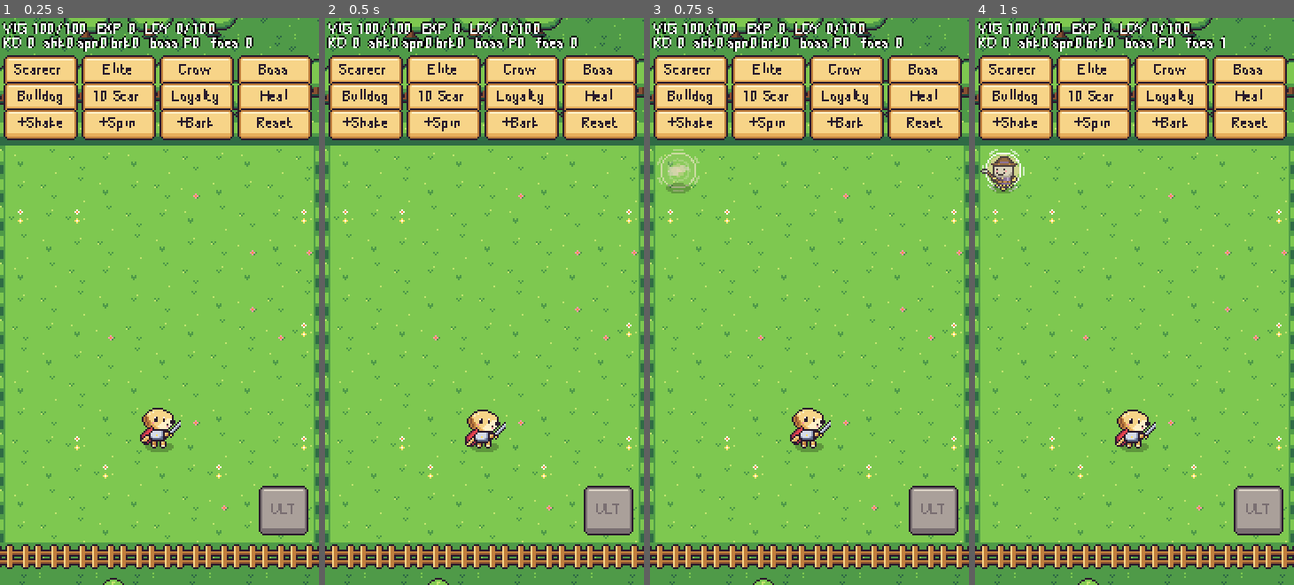
Above: before the commit, frames 1-4 (left to right).
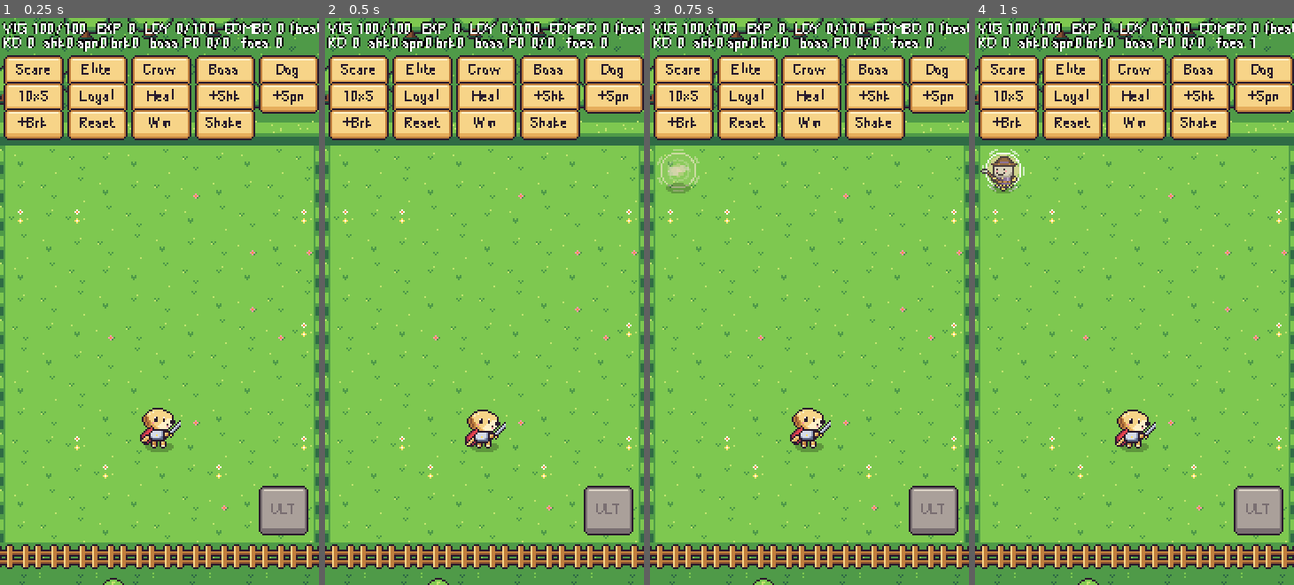
Above: after the commit, the same moments.

Repository: QuantumPrediction/DoggyKnight
Game: Godot game, scene res://tests/line_a/combat_sandbox.tscn
Same seed, same stepped clock (60 frames per second), same inputs: the game is played once before the commit and once after it. This scene is started directly instead of the project's main scene.
Inputs (mouse positions are in pixels of both pictures, inside the frame that each line leads up to):
- Up to frame 1 (0.25 s): no input
- Up to frame 2 (0.5 s): no input
- Up to frame 3 (0.75 s): click (691, 69) at 0.5 s, where only the run before the commit has a clickable "Scarecrow"
- Up to frame 4 (1 s): no input

The runs differ from the first frame. In frame 1, 6.5% of the frame differs, in the area x 4-100%, y 0-22%; in frame 2, 6.5%; in frame 3, 6.5%; in frame 4, 6.5%.

Commit message:
[A] Per-effect particle caps and point budget; sandbox combo/boss readout
- feel_tuning.tres: particle_caps per effect (hit_burst 8, straw_bits 6,
  feathers 6, footstep_dust 4, sparkle 6, heart 4, star_burst 3,
  shockwave 2, level_up_pillar 1, ultimate_burst 1, confetti 1),
  max_particles 30, max_particle_points 250 with 80 reserved for the
  ultimate and boss effects. Swing camera nudge 1.5 -> 1.2 px.
- Sandbox shows combo and boss HP, adds Win (level_completed) and Shake.

Co-Authored-By: Claude Opus 5.5 <noreply@anthropic.com>
Claude-Session: https://claude.ai/code/session_011zCFYQCUMyXvVY6m2szGHz

Diff:
--- a/data/player/feel_tuning.tres
+++ b/data/player/feel_tuning.tres
@@ -16,7 +16,7 @@
 trauma_boss_slam = 0.6
 trauma_boss_bonk = 0.35
 trauma_boss_defeat = 0.85
-swing_nudge = 1.5
+swing_nudge = 1.2
 nudge_return_rate = 12.0
 damage_numbers = true
 number_jump_speed = 62.0
@@ -37,7 +37,22 @@
 run_bob = 1.0
 trail_time = 0.13
 trail_fade_time = 0.12
-max_particles = 16
+max_particles = 30
+particle_caps = {
+&"confetti": 1,
+&"feathers": 6,
+&"footstep_dust": 4,
+&"heart": 4,
+&"hit_burst": 8,
+&"level_up_pillar": 1,
+&"shockwave": 2,
+&"sparkle": 6,
+&"star_burst": 3,
+&"straw_bits": 6,
+&"ultimate_burst": 1
+}
+max_particle_points = 250
+particle_points_reserve = 80
 pickup_haptic_interval = 0.15
 combo_window = 2.0
 combo_milestones = PackedInt32Array(5, 10, 20)
--- a/game/combat/combat_fx.gd
+++ b/game/combat/combat_fx.gd
@@ -5,7 +5,11 @@
 ## 特效放在所屬戰鬥場地的特效層;不在場地內(例如單元測試)時放在呼叫者的上一層。
 ##
 ## 品質標準(DEV_PLAN 第 15 節):特效不可以蓋住預警或金毛,同時存在的特效有上限。
-## - 粒子:同時最多 FeelTuning.max_particles 個(重要的必殺技、頭目特效不受限)。
+## - 粒子:三層上限(數值在 data/player/feel_tuning.tres):
+##   1. 每一種特效同時最多幾個(particle_caps,例如 hit_burst 8、shockwave 2、ultimate_burst 1);
+##   2. 全部特效同時最多 max_particles 個(重要的必殺技、頭目特效不受這一項限制);
+##   3. 畫面上的粒子點數(每個特效的 amount 加總)不超過 max_particle_points;一般特效只能用到
+##      「上限 − particle_points_reserve」,保留的部分給重要特效。
 ##   粒子放在場地的特效層或地面層,z 跟著圖層走(地面層在預警與角色之下)。
 ## - 傷害數字:同時最多 FeelTuning.max_damage_numbers 個,超過時移除最舊的。
 ##
@@ -24,6 +28,8 @@
 static var _particle_cache: Dictionary = {}
 static var _feel: FeelTuning
 static var _particles_alive: int = 0
+static var _particles_by_name: Dictionary = {}
+static var _particle_points: int = 0
 static var _numbers: Array[Node] = []
 
 
@@ -120,13 +126,21 @@
 		important: bool = false, parent: Node = null) -> Node2D:
 	if host == null or not host.is_inside_tree():
 		return null
-	if not important and _particles_alive >= feel().max_particles:
+	var tuning := feel()
+	if not important and _particles_alive >= tuning.max_particles:
+		return null
+	if int(_particles_by_name.get(particle_name, 0)) >= int(tuning.particle_caps.get(particle_name, 1 << 30)):
 		return null
 	var scene := _particle_scene(particle_name)
 	if scene == null:
 		return null
 	var fx := scene.instantiate() as Node2D
 	if fx == null:
+		return null
+	var points := (fx as CPUParticles2D).amount if fx is CPUParticles2D else 0
+	var budget := tuning.max_particle_points - (0 if important else tuning.particle_points_reserve)
+	if _particle_points + points > budget:
+		fx.free()
 		return null
 	# z 跟著所屬圖層(地面層在預警與角色之下;特效層在角色之上)。
 	fx.z_as_relative = true
@@ -135,20 +149,31 @@
 		(fx as CPUParticles2D).speed_scale = maxf(0.05, time_scale)
 	fx.add_to_group(PARTICLE_GROUP)
 	_particles_alive += 1
-	fx.tree_exiting.connect(_on_particle_exit, CONNECT_ONE_SHOT)
+	_particle_points += points
+	_particles_by_name[particle_name] = int(_particles_by_name.get(particle_name, 0)) + 1
+	fx.tree_exiting.connect(_on_particle_exit.bind(particle_name, points), CONNECT_ONE_SHOT)
 	var target := parent if parent != null else layer_for(host, ground)
 	target.add_child(fx)
 	fx.global_position = at
 	return fx
 
 
-## 目前場上有幾個粒子特效(A 線產生的)。
-static func particles_alive() -> int:
+## 目前場上有幾個粒子特效(A 線產生的)。particle_name 指定時只算那一種。
+static func particles_alive(particle_name: StringName = &"") -> int:
+	if particle_name != &"":
+		return int(_particles_by_name.get(particle_name, 0))
 	return _particles_alive
 
 
-static func _on_particle_exit() -> void:
+## 目前場上的粒子點數(每個特效的 amount 加總)。
+static func particle_points() -> int:
+	return _particle_points
+
+
+static func _on_particle_exit(particle_name: StringName, points: int) -> void:
 	_particles_alive = maxi(0, _particles_alive - 1)
+	_particle_points = maxi(0, _particle_points - points)
+	_particles_by_name[particle_name] = maxi(0, int(_particles_by_name.get(particle_name, 0)) - 1)
 
 
 static func _particle_scene(particle_name: StringName) -> PackedScene:
--- a/game/combat/feel_tuning.gd
+++ b/game/combat/feel_tuning.gd
@@ -18,7 +18,7 @@
 @export var trauma_boss_slam: float = 0.6
 @export var trauma_boss_bonk: float = 0.35
 @export var trauma_boss_defeat: float = 0.85
-@export var swing_nudge: float = 1.5              ## 揮劍時鏡頭推向攻擊方向幾個像素
+@export var swing_nudge: float = 1.2              ## 揮劍時鏡頭推向攻擊方向幾個像素
 @export var nudge_return_rate: float = 12.0       ## 推出去後回到中間的速度(越大越快)
 
 @export_group("傷害數字(AP2)")
@@ -45,7 +45,17 @@
 @export var trail_fade_time: float = 0.12
 
 @export_group("特效上限(品質標準 5)")
-@export var max_particles: int = 16               ## 同時存在的粒子特效上限(必殺技、頭目重劈等重要特效不受限)
+## 同時存在的一次性粒子特效(個數)上限。必殺技、頭目重劈等重要特效不受這個限制,但仍受下面兩項限制。
+@export var max_particles: int = 30
+## 每一種粒子特效同時最多幾個(名稱 → 個數;沒列出的種類只受總數限制)。C 線提高粒子數量時可以調低這裡。
+@export var particle_caps: Dictionary = {
+	&"hit_burst": 8, &"straw_bits": 6, &"feathers": 6, &"footstep_dust": 4, &"sparkle": 6, &"heart": 4,
+	&"star_burst": 3, &"shockwave": 2, &"level_up_pillar": 1, &"ultimate_burst": 1, &"confetti": 1,
+}
+## 畫面上的粒子點數上限(把每個特效的 amount 加起來)。一般特效最多用到「上限 − 保留」,
+## 保留的部分只給重要特效(必殺技、頭目),所以加起來不會超過上限。
+@export var max_particle_points: int = 250
+@export var particle_points_reserve: int = 80
 @export var pickup_haptic_interval: float = 0.15  ## 拾取經驗珠的輕震動最短間隔
 
 @export_group("連擊(AP4)")
--- a/tests/line_a/combat_sandbox.gd
+++ b/tests/line_a/combat_sandbox.gd
@@ -3,14 +3,17 @@
 ##
 ## 執行:godot --path . res://tests/line_a/combat_sandbox.tscn
 ## 操作:按住畫面任何地方拖曳 → 金毛移動;放手 → 停下自動揮劍。
-## 上方的除錯按鈕(英文,只在沙盒出現)可生成敵人、同伴,加把戲,填滿忠誠度;
+## 上方的除錯按鈕(英文縮寫,只在沙盒出現)可生成敵人、同伴,加把戲,填滿忠誠度;
 ## 右下角 ULT 是必殺技按鈕的佔位(正式按鈕由 C 線的 HUD 提供)。
+## M3:上方小字另外顯示連擊數(combo_changed)與頭目生命(boss_hp_changed);
+## Win 模擬過關(level_completed:金毛與鬥牛犬歡呼);Shake 讓鏡頭震一下。
 ## Esc(= Android 返回鍵)暫停 / 繼續。所有按鈕都在群組 ui_touch_blocker,按按鈕不會觸發搖桿。
 
 const ARENA_SCENE: PackedScene = preload("res://game/combat/arena.tscn")
 const BLOCKER_GROUP: StringName = &"ui_touch_blocker"
 const FONT_SIZE := 8
-const BUTTON_SIZE := Vector2(42, 13)
+const BUTTON_SIZE := Vector2(34, 13)
+const BUTTON_COLUMNS := 5
 const BUTTON_GAP := 2.0
 const ULT_SIZE := Vector2(28, 28)
 
@@ -26,6 +29,9 @@
 var _exp: int = 0
 var _kills: int = 0
 var _boss_phase: int = 0
+var _combo: int = 0
+var _best_combo: int = 0
+var _boss_hp: Vector2i = Vector2i.ZERO
 var _spawn_index: int = 0
 
 
@@ -47,6 +53,13 @@
 		_boss_phase = phase
 		_refresh())
 	EventBus.trick_chosen.connect(func(_id: StringName) -> void: _refresh.call_deferred())
+	EventBus.combo_changed.connect(func(count: int) -> void:
+		_combo = count
+		_best_combo = maxi(_best_combo, count)
+		_refresh())
+	EventBus.boss_hp_changed.connect(func(current: int, maximum: int) -> void:
+		_boss_hp = Vector2i(current, maximum)
+		_refresh())
 	EventBus.back_requested.connect(_toggle_pause)
 	EventBus.app_backgrounded.connect(func() -> void: _set_paused(true))
 	_build_ui()
@@ -107,6 +120,9 @@
 	_exp = 0
 	_kills = 0
 	_boss_phase = 0
+	_combo = 0
+	_best_combo = 0
+	_boss_hp = Vector2i.ZERO
 	_new_arena()
 
 
@@ -144,18 +160,20 @@
 	_ui.add_child(_readout)
 
 	var actions: Array = [
-		["Scarecrow", _spawn.bind(&"scarecrow")],
+		["Scare", _spawn.bind(&"scarecrow")],
 		["Elite", _spawn.bind(&"scarecrow_elite")],
 		["Crow", _spawn.bind(&"crow")],
 		["Boss", _spawn_boss],
-		["Bulldog", func() -> void: arena.spawn_companion(&"bulldog")],
-		["10 Scare", _spawn_many.bind(&"scarecrow", 10)],
-		["Loyalty", _fill_loyalty],
+		["Dog", func() -> void: arena.spawn_companion(&"bulldog")],
+		["10xS", _spawn_many.bind(&"scarecrow", 10)],
+		["Loyal", _fill_loyalty],
 		["Heal", _heal],
-		["+Shake", _add_trick.bind(&"shake")],
-		["+Spin", _add_trick.bind(&"spin")],
-		["+Bark", _add_trick.bind(&"bark")],
+		["+Shk", _add_trick.bind(&"shake")],
+		["+Spn", _add_trick.bind(&"spin")],
+		["+Brk", _add_trick.bind(&"bark")],
 		["Reset", _reset],
+		["Win", func() -> void: EventBus.level_completed.emit(&"sandbox")],
+		["Shake", func() -> void: arena.add_trauma(0.6)],
 	]
 	for action: Array in actions:
 		var button := _make_button(action[0])
@@ -192,10 +210,11 @@
 	var top := maxf(game.position.y, safe.position.y) + 1.0
 	_readout.position = Vector2(left, top)
 	_readout.size = Vector2(176, 20)
+	_readout.autowrap_mode = TextServer.AUTOWRAP_OFF
 	for i in _buttons.size():
-		var col := i % 4
+		var col := i % BUTTON_COLUMNS
 		@warning_ignore("integer_division")
-		var row := i / 4
+		var row := i / BUTTON_COLUMNS
 		var button := _buttons[i]
 		button.position = Vector2(left + col * (BUTTON_SIZE.x + BUTTON_GAP), top + 20.0 + row * (BUTTON_SIZE.y + BUTTON_GAP))
 		button.size = BUTTON_SIZE
@@ -216,9 +235,9 @@
 	if player != null and player.abilities != null:
 		tricks = "shk%d spn%d brk%d" % [player.abilities.stacks(&"shake"), player.abilities.stacks(&"spin"),
 				player.abilities.stacks(&"bark")]
-	_readout.text = "VIG %d/%d  EXP %d  LOY %d/%d\nKO %d  %s  boss P%d  foes %d" % [
-		_vigor.x, _vigor.y, _exp, int(_loyalty.x), int(_loyalty.y), _kills, tricks, _boss_phase,
-		get_tree().get_nodes_in_group(&"enemy").size()]
+	_readout.text = "VIG %d/%d  EXP %d  LOY %d/%d  COMBO %d (best %d)\nKO %d  %s  boss P%d %d/%d  foes %d" % [
+		_vigor.x, _vigor.y, _exp, int(_loyalty.x), int(_loyalty.y), _combo, _best_combo, _kills, tricks,
+		_boss_phase, _boss_hp.x, _boss_hp.y, get_tree().get_nodes_in_group(&"enemy").size()]
 	if _ult_button != null:
 		_ult_button.disabled = _loyalty.x < _loyalty.y
 
--- a/tests/line_a/test_feel.gd
+++ b/tests/line_a/test_feel.gd
@@ -221,7 +221,15 @@
 		CombatFx.particles(player, &"hit_burst", Vector2(90, 150))
 	assert_true(CombatFx.particles_alive() <= maxi(feel.max_particles, before), "粒子同時最多 %d 個" % feel.max_particles)
 	var important := CombatFx.particles(player, &"ultimate_burst", Vector2(90, 150), false, true)
-	assert_not_null(important, "必殺技等重要特效不受上限限制")
+	assert_not_null(important, "必殺技等重要特效不受總數上限限制")
+	assert_null(CombatFx.particles(player, &"ultimate_burst", Vector2(90, 150), false, true),
+			"但每一種特效仍有自己的上限(ultimate_burst 1 個)")
+	for i in 10:
+		CombatFx.particles(player, &"shockwave", Vector2(90, 150), true, true)
+	assert_true(CombatFx.particles_alive(&"shockwave") <= int(feel.particle_caps[&"shockwave"]), "shockwave 最多 2 個")
+	assert_true(CombatFx.particles_alive(&"hit_burst") <= int(feel.particle_caps[&"hit_burst"]), "hit_burst 最多 8 個")
+	assert_true(CombatFx.particle_points() <= feel.max_particle_points, "粒子點數不超過 %d(%d)" % [
+			feel.max_particle_points, CombatFx.particle_points()])
 	for i in feel.max_damage_numbers + 15:
 		CombatFx.damage_number(player, 7, Vector2(90, 150))
 	await get_tree().process_frame
@@ -235,11 +243,17 @@
 func test_particle_counter_goes_back_down() -> void:
 	make_arena()
 	var before := CombatFx.particles_alive()
+	var points_before := CombatFx.particle_points()
+	var dust_before := CombatFx.particles_alive(&"footstep_dust")
 	CombatFx.particles(player, &"footstep_dust", Vector2(90, 150), true)
 	assert_eq(CombatFx.particles_alive(), before + 1)
+	assert_eq(CombatFx.particles_alive(&"footstep_dust"), dust_before + 1)
+	assert_true(CombatFx.particle_points() > points_before)
 	arena.clear()
 	await get_tree().process_frame
 	assert_eq(CombatFx.particles_alive(), before, "清場後計數歸位")
+	assert_eq(CombatFx.particles_alive(&"footstep_dust"), dust_before)
+	assert_eq(CombatFx.particle_points(), points_before)
 
 
 # --- AP2 命中回饋 ------------------------------------------------------------------
